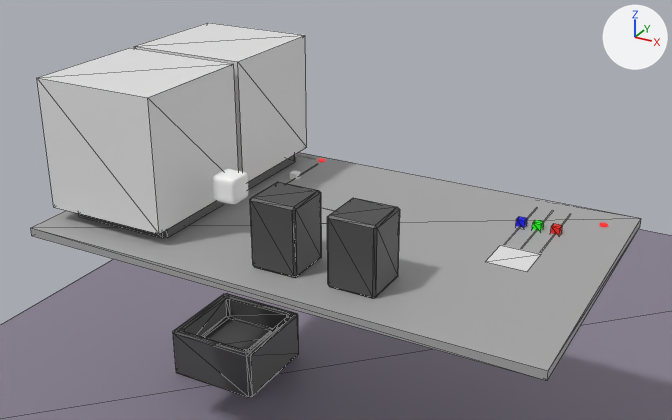
The glTF model ActionStudio/ImmersiveExperience/assets/action_studio.glb, before and after one commit.
One viewpoint serves both versions: a 50 mm lens placed at (1.182, -2.779, 1.899), pointed at (-0.047, -0.545, 0.782). Every picture has the same lights, and +X, +Y and +Z are marked at upper right. The picture after the commit comes second. Mesh edges are drawn as thin lines on the coarser meshes. Where no turn or scale is listed for an object, it has been applied to the vertices.

In view in the first picture: 'color_swatch', 'counterexamples_bin', 'counterexamples_volume', 'definition_block', 'editor', 'examples_volume', 'floor', 'garbage_bin', 'recorder', 'table' and 8 more.
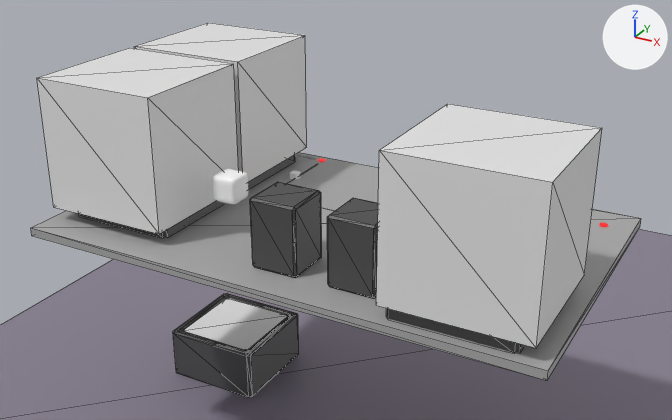
Location of each change, (x1, y1, x2, y2) in pixels of the pictures (672 x 420 px):
```json
{"object": "demo_volume", "change": "added", "after": [376, 104, 602, 348]}
{"object": "discard_volume", "change": "added", "after": [184, 299, 287, 350]}
{"object": "counterexamples_bin.001", "change": "added", "after": [386, 308, 525, 353]}
```

Edits to the scene script, one JSON object a line:
```json
{"op": "add", "block": "ob_demo_volume", "code": ["ob_demo_volume = bpy.data.objects.new('demo_volume', me_cube_014.copy())  # the mesh of ob_counterexamples_volume", "ob_demo_volume.location = (0.534, -0.861, 1.008)", "ob_demo_volume.scale = (0.194, 0.194, 0.194)"]}
{"op": "add", "block": "ob_counterexamples_bin_001", "code": ["ob_counterexamples_bin_001 = bpy.data.objects.new('counterexamples_bin.001', me_cube_016.copy())  # the mesh of ob_garbage_bin", "ob_counterexamples_bin_001.location = (0.519, -0.867, 0.855)"]}
{"op": "add", "block": "ob_discard_volume", "code": ["ob_discard_volume = bpy.data.objects.new('discard_volume', me_cube_014.copy())  # the mesh of ob_counterexamples_volume", "ob_discard_volume.location = (-0.548, -0.387, 0.133)", "ob_discard_volume.scale = (0.147, 0.147, 0.0368)"]}
```
